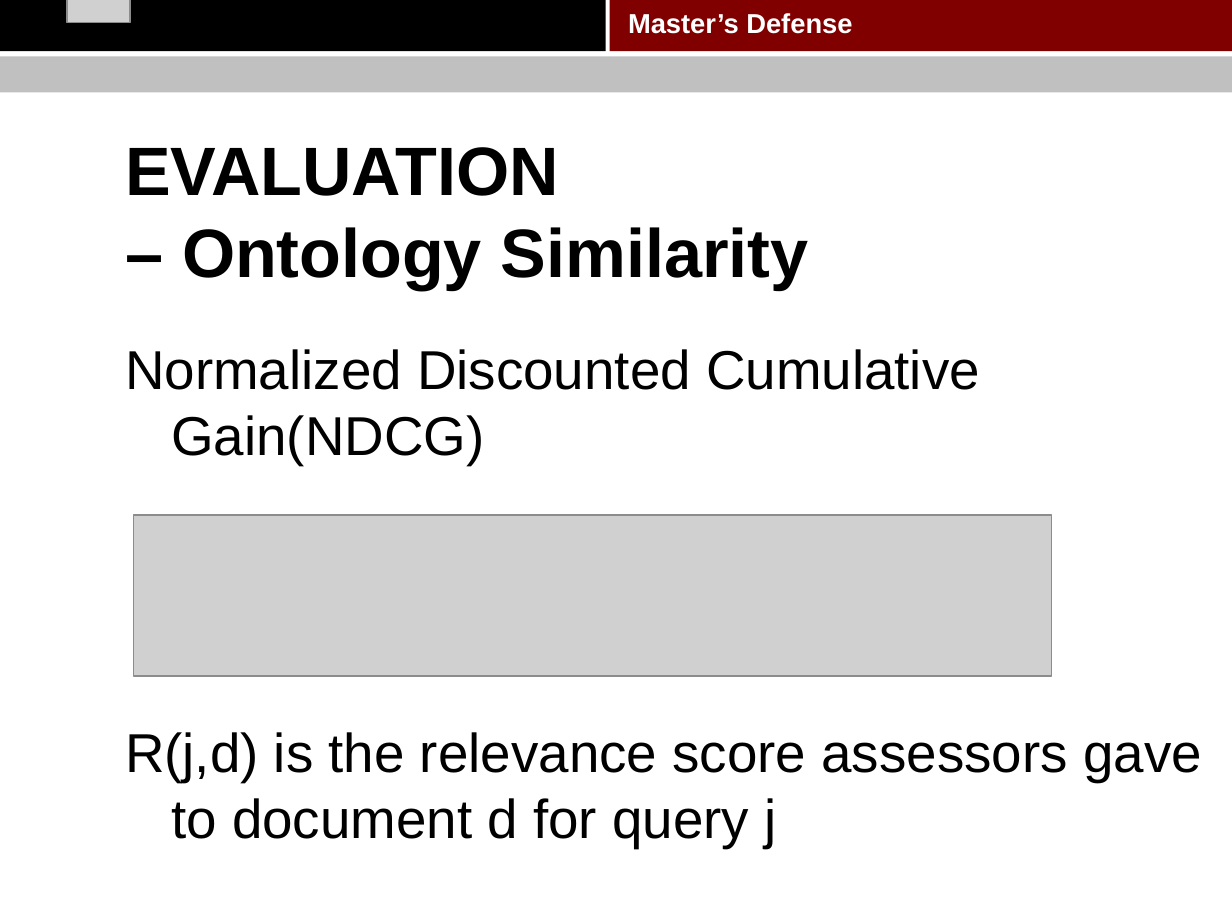
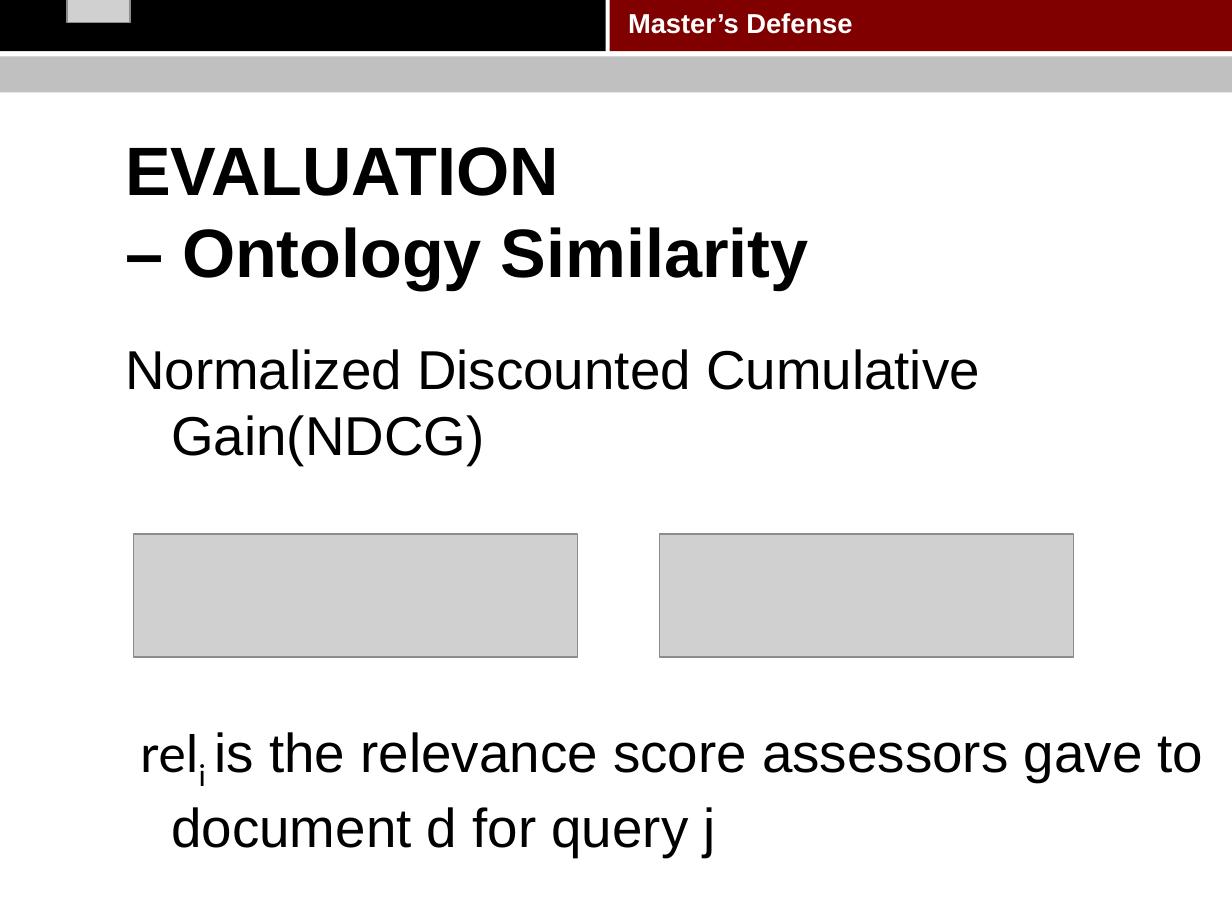
Before and after one commit to pkushiqiang/thesis, a slide deck: slide 61 of media/Master's thesis.pptx. Drawn at 1232x924 pixels with LibreOffice and Linux fonts; fonts in the diff are those of the drawing; grey boxes stand for pictures; background and template pictures are left out. Boxes give left, top, right and bottom in pixels: in the first picture for what was removed or moved away, otherwise in the second. Text is boxed around its words. In the diff, an @@ line names an element or a change of style, - is before the commit and + after.

```diff
--- a/media/Master's thesis.pptx
+++ b/media/Master's thesis.pptx
@@ picture removed at box(133, 515, 1051, 676) @@
@@ picture added at box(134, 533, 578, 657) @@
@@ picture added at box(660, 533, 1074, 657) @@
@@ text at box(171, 732, 1204, 857): text changed @@
-R(j,d) is the relevance score assessors gave to document d for query j
+reli is the relevance score assessors gave to document d for query j
```
Also in this commit, not shown: 9 other slides changed, 1 slide added, 1 slide removed.
